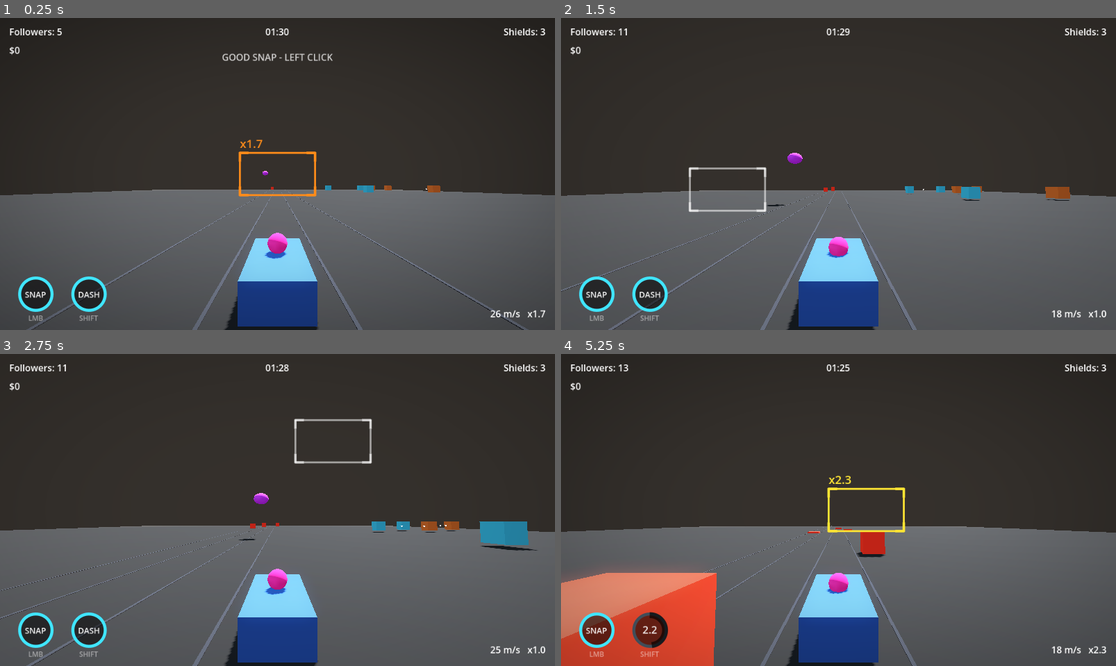
Above: before the commit, frames 1-4 (two rows, left to right).
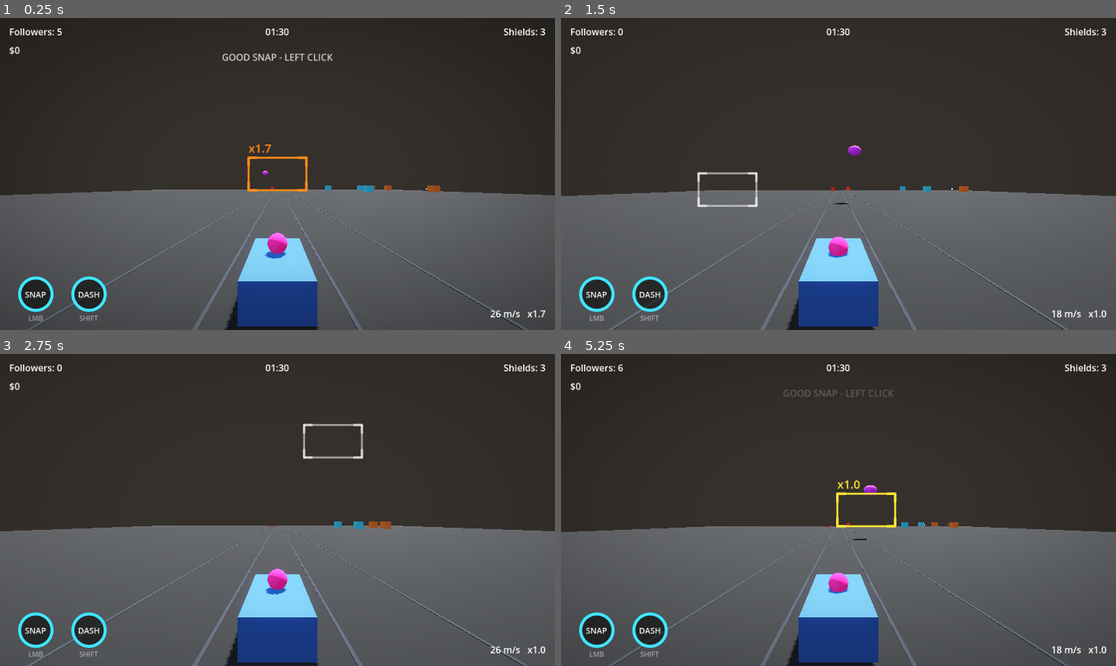
Above: after the commit, the same moments.

Repository: Wasumyon/war-idols
Game: Godot game, scene res://slice.tscn
The game is run twice, just before and just after one commit, with the same random seed, the same clock (stepped at 60 frames per second) and the same inputs. This scene is started directly instead of the project's main scene.
Inputs (mouse positions are in pixels of both pictures, inside the frame that each line leads up to):
- Up to frame 1 (0.25 s): no input
- Up to frame 2 (1.5 s): tap Enter at 0.5 s; move the mouse to (960, 158) at 0.52 s; hold D (turnRight) 0.53-1.28 s; tap R at 0.6 s; click (960, 158) at 0.67 s; tap Space (jump) at 0.77 s; move the mouse to (727, 189) at 1.27 s; hold S (brake) from 1.28 s (still down); tap Ctrl (drift) at 1.35 s
- Up to frame 3 (2.75 s): tap Space (jump) at 1.52 s; tap R at 1.55, 2.1 s; move the mouse to (333, 441) at 2.02 s; release S (brake) at 2.03 s; hold D (turnRight) from 2.03 s (still down)
- Up to frame 4 (5.25 s): move the mouse to (810, 572) at 2.77 s; release D (turnRight) at 2.78 s; hold W (accelerate) 2.78-3.53 s; tap Shift at 2.85 s; click (810, 572) at 2.92 s; tap Space (jump) at 3.02, 3.77, 4.52 s; tap R at 3.05, 3.8, 4.35 s; move the mouse to (1005, 556) at 3.52 s; hold A (turnLeft) 3.53-5.03 s; tap Enter at 3.6 s; move the mouse to (672, 463) at 4.27 s; move the mouse to (866, 510) at 5.02 s; hold S (brake) from 5.03 s (still down); tap Ctrl (drift) at 5.1 s; click (866, 510) at 5.17 s

The runs differ from the first frame. In frame 1, 0.7% of the frame differs, in the area x 42-58%, y 38-58%; in frame 2, 1.7%; in frame 3, 2.7%; in frame 4, 9.9%, in the area x 0-100%, y 3-100%.

Commit message:
Slice: smaller base reticle; R restarts while alive

Diff:
--- a/car/slice/slice.gd
+++ b/car/slice/slice.gd
@@ -31,7 +31,7 @@
 const SNAP_BURST := 320.0
 const SNAP_MIN_TIER := 2   # orange and above count as a "good snap"
 
-const RETICLE_W := 130.0
+const RETICLE_W := 100.0
 const RETICLE_W_ZOOM := 84.0
 const BASE_FOV := 78.0
 const ZOOM_FOV := 46.0
@@ -201,5 +201,6 @@
 
 
 func _unhandled_input(event: InputEvent) -> void:
-	if not run_active and event is InputEventKey and event.pressed and event.keycode == KEY_R:
+	# R restarts at any time (alive or after the run ends).
+	if event is InputEventKey and event.pressed and event.keycode == KEY_R:
 		get_tree().reload_current_scene()
